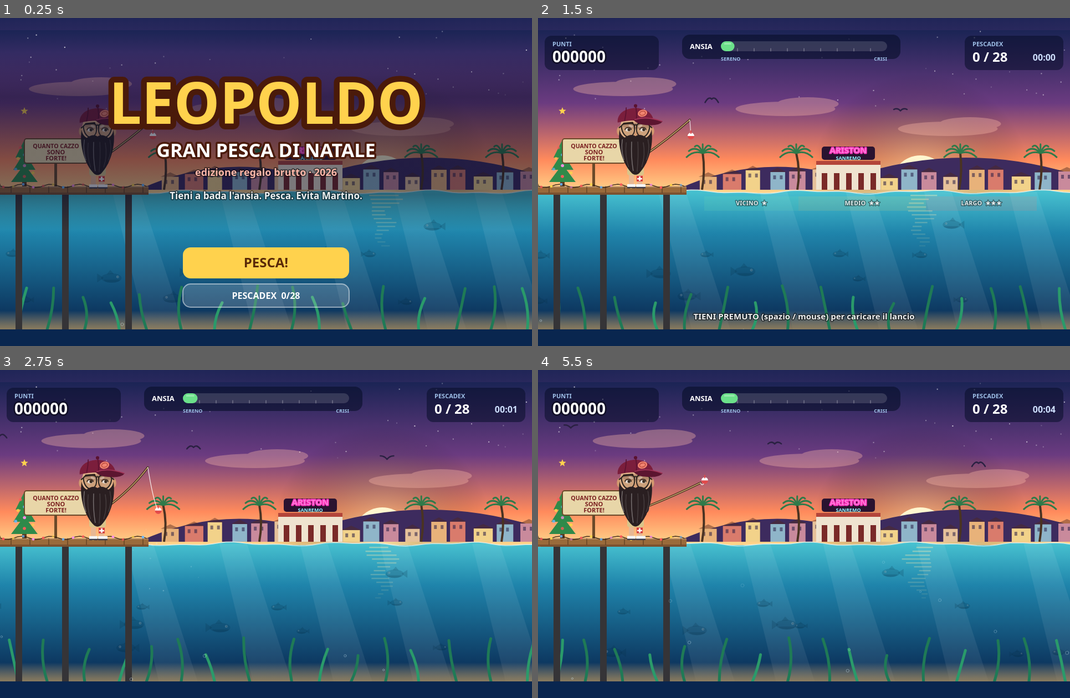
Above: before the commit, frames 1-4 (two rows, left to right).
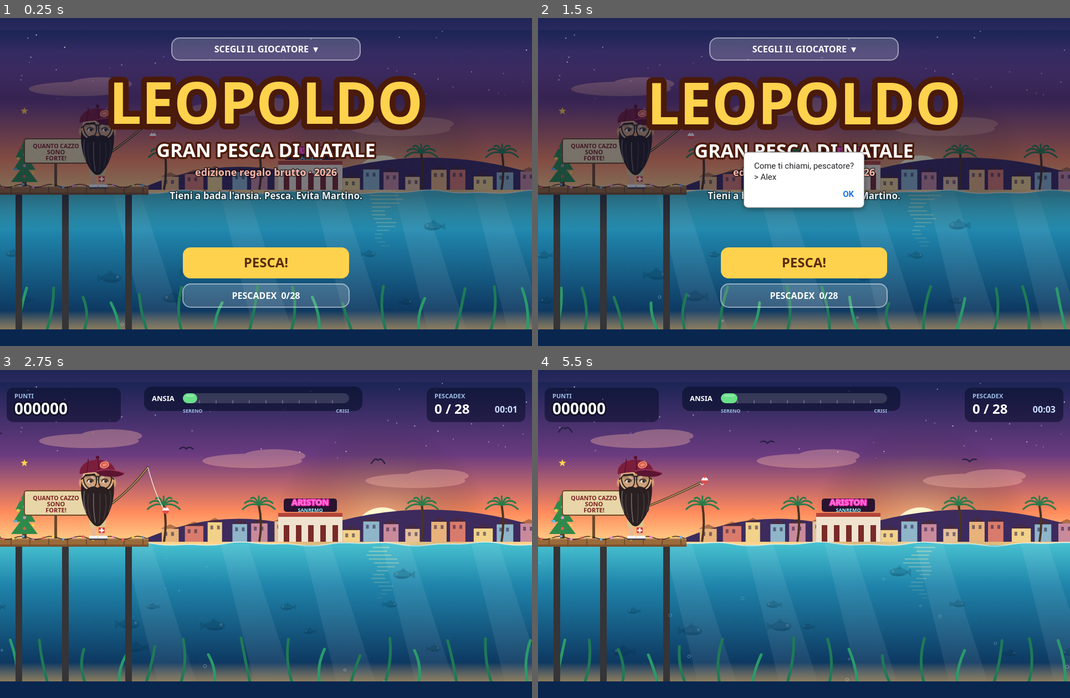
Above: after the commit, the same moments.

Repository: Lucaapp-bit/ArcadeGame
Game: browser game, page index.html
Two runs of this game, one before a commit and one after it. Both use one fixed random seed, a clock stepped at 60 frames per second and the inputs below. When the page shows a pop-up message, it is drawn as a white box for half a second while everything else waits; a line starting with > is the answer the replay typed.
Inputs (mouse positions are in pixels of both pictures, inside the frame that each line leads up to):
- Up to frame 1 (0.25 s): no input
- Up to frame 2 (1.5 s): click (804, 178) at 0.27 s; hold Right from 1.03 s (still down); tap Space at 1.1 s
- Up to frame 3 (2.75 s): release Right at 1.53 s; hold Down 1.58-1.85 s; tap Space at 1.6, 2.1, 2.6 s; hold Left 1.9-2.47 s; tap G at 2.52 s; hold Up from 2.52 s (still down)
- Up to frame 4 (5.5 s): release Up at 2.82 s; hold Right 2.87-3.53 s; tap Space every 0.5 s from 3.1 to 5.1 s; tap Enter at 3.52 s; hold Up 3.58-3.82 s; hold Left 3.87-4.3 s; hold Down 4.35-4.68 s; tap Escape at 4.52 s; hold Right 4.73-5.23 s; hold Down from 5.28 s (still down)

The runs differ from the first frame. In frame 1, 2.5% of the frame differs, in the area x 32-68%, y 5-14%; in frame 2, 55%, in the area x 0-100%, y 5-95%; in frame 3, 2.4%; in frame 4, 2.4%.

Commit message:
Profili giocatore: ognuno ha il suo Pescadex e il suo record (salvati nel browser), schermata Chi gioca?
Co-Authored-By: Claude Sonnet 5.5 <noreply@anthropic.com>
Claude-Session: https://claude.ai/code/session_01DsGa3cWH98m1pT7LABH27j

Diff:
--- a/pesca.js
+++ b/pesca.js
@@ -36,9 +36,26 @@
 }
 
 // ───────────────────────── salvataggio ─────────────────────────
-let save = { best: 0, dex: {}, runs: 0, bestCombo: 0, done: false };
-try { const s = JSON.parse(localStorage.getItem('leopoldo.save')); if (s && s.dex) save = Object.assign(save, s); } catch (e) {}
-const persist = () => { try { localStorage.setItem('leopoldo.save', JSON.stringify(save)); } catch (e) {} };
+const blankSave = () => ({ best: 0, dex: {}, runs: 0, bestCombo: 0, done: false });
+let save = blankSave(), profiles = { names: [], current: null };
+try { const p = JSON.parse(localStorage.getItem('leopoldo.profiles')); if (p && Array.isArray(p.names)) profiles = p; } catch (e) {}
+const slug = n => n.trim().toLowerCase().replace(/[^a-z0-9àèéìòù]+/g, '-').slice(0, 24) || 'ospite';
+const skey = n => 'leopoldo.save.' + slug(n);
+const readSave = n => { let o = blankSave(); try { const r = JSON.parse(localStorage.getItem(skey(n))); if (r && r.dex) o = Object.assign(o, r); } catch (e) {} return o; };
+const saveProfiles = () => { try { localStorage.setItem('leopoldo.profiles', JSON.stringify(profiles)); } catch (e) {} };
+const persist = () => { if (!profiles.current) return; try { localStorage.setItem(skey(profiles.current), JSON.stringify(save)); } catch (e) {} };
+function selectProfile(n) { profiles.current = n; save = readSave(n); saveProfiles(); }
+function createProfile(raw) {
+  const n = raw.trim().slice(0, 14); if (!n) return false;
+  const ex = profiles.names.find(x => slug(x) === slug(n)); const name = ex || n;
+  if (!ex) {
+    profiles.names.push(name);
+    if (profiles.names.length === 1) { try { const old = localStorage.getItem('leopoldo.save'); if (old && !localStorage.getItem(skey(name))) localStorage.setItem(skey(name), old); } catch (e) {} }
+  }
+  selectProfile(name); return true;
+}
+function askName() { let n = null; try { n = window.prompt('Come ti chiami, pescatore?', ''); } catch (e) {} return n && createProfile(n); }
+if (profiles.current && profiles.names.includes(profiles.current)) save = readSave(profiles.current); else profiles.current = null;
 const dexCount = () => ITEMS.filter(i => save.dex[i.id]).length;
 
 
@@ -748,7 +765,8 @@
 
 // ───────────────────────── schermate ─────────────────────────
 const BTN = {
-  title: [{ id: 'play', x: W / 2 - 150, y: 392, w: 300, h: 56 }, { id: 'dex', x: W / 2 - 150, y: 458, w: 300, h: 42 }],
+  title: [{ id: 'play', x: W / 2 - 150, y: 392, w: 300, h: 56 }, { id: 'dex', x: W / 2 - 150, y: 458, w: 300, h: 42 }, { id: 'who', x: W / 2 - 170, y: 14, w: 340, h: 40 }],
+  prof: [{ id: 'new', x: W / 2 - 170, y: 436, w: 340, h: 46 }, { id: 'back', x: W / 2 - 90, y: 490, w: 180, h: 40 }],
   over: [{ id: 'retry', x: W / 2 - 160, y: 456, w: 150, h: 46 }, { id: 'dex', x: W / 2 + 10, y: 456, w: 150, h: 46 }],
   dex: [{ id: 'back', x: W / 2 - 90, y: 490, w: 180, h: 44 }],
 };
@@ -757,6 +775,7 @@
   if (!main) { ctx.strokeStyle = 'rgba(255,255,255,0.5)'; ctx.lineWidth = 2; ctx.stroke(); }
   txt(label, b.x + b.w / 2, b.y + b.h / 2 + 1, (main ? 24 : 16) * Math.min(1.25, uk()), main ? '#5a2a08' : '#fff', 'center');
 }
+const profRect = i => ({ x: W / 2 - 270, y: 92 + i * 56, w: 540, h: 48 });
 function drawTitle() {
   drawSky(); drawSea(); drawPier();
   const rp = drawLeo(LX, LY); drawLineAndBobber(rp);
@@ -766,9 +785,10 @@
   txt('GRAN PESCA DI NATALE', W / 2, 218 + b, 34, '#fff', 'center', 1, '#4a1a0a');
   txt('edizione regalo brutto · 2026', W / 2, 258, 18, '#ffb7a8', 'center', 1, 'rgba(0,0,0,0.5)');
   txt('Tieni a bada l\'ansia. Pesca. Evita Martino.', W / 2, 300, 17, '#fff', 'center', 0.92, 'rgba(0,0,0,0.5)');
+  button(BTN.title[2], profiles.current ? 'GIOCATORE: ' + profiles.current.toUpperCase() + '  ▾' : 'SCEGLI IL GIOCATORE  ▾');
   button(BTN.title[0], touchMode ? 'TOCCA PER PESCARE' : 'PESCA!', true);
   button(BTN.title[1], 'PESCADEX  ' + dexCount() + '/' + ITEMS.length);
-  if (save.best > 0) txt('RECORD ' + String(save.best).padStart(6, '0'), W / 2, 520, 14, '#cfe0ff', 'center', 0.9, 'rgba(0,0,0,0.5)');
+  if (save.best > 0) txt((profiles.current ? 'RECORD DI ' + profiles.current.toUpperCase() + '  ' : 'RECORD ') + String(save.best).padStart(6, '0'), W / 2, 520, 14, '#cfe0ff', 'center', 0.9, 'rgba(0,0,0,0.5)');
 }
 function drawCard() {
   const c = G.card; if (!c) return;
@@ -818,9 +838,20 @@
   if (G.overT > 0.9) { button(BTN.over[0], 'RIPROVA', true); button(BTN.over[1], 'PESCADEX'); }
 }
 function dexRect(i) { const col = i % 7, row = Math.floor(i / 7); return { x: 22 + col * 132, y: 70 + row * 82, w: 124, h: 74 }; }
+function drawProfiles() {
+  drawSky(); drawSea(); ctx.fillStyle = 'rgba(8,14,40,0.82)'; ctx.fillRect(0, 0, W, H);
+  txt('CHI GIOCA?', W / 2, 52, 40, '#ffd24d', 'center', 1, '#4a1a0a');
+  profiles.names.slice(0, 6).forEach((n, i) => {
+    const r = profRect(i), sv = readSave(n), cur = n === profiles.current;
+    ctx.fillStyle = cur ? 'rgba(255,210,77,0.25)' : 'rgba(255,255,255,0.12)'; rr(ctx, r.x, r.y, r.w, r.h, 12); ctx.fill(); if (cur) { ctx.strokeStyle = '#ffd24d'; ctx.lineWidth = 3; ctx.stroke(); }
+    txt(n.toUpperCase(), r.x + 20, r.y + r.h / 2, 22, '#fff', 'left');
+    txt('Pescadex ' + ITEMS.filter(it => sv.dex[it.id]).length + '/' + ITEMS.length + '   Record ' + sv.best, r.x + r.w - 20, r.y + r.h / 2, 16, '#cfe0ff', 'right');
+  });
+  button(BTN.prof[0], '+ NUOVO GIOCATORE', true); button(BTN.prof[1], 'INDIETRO');
+}
 function drawDex() {
   const g = ctx.createLinearGradient(0, 0, 0, H); g.addColorStop(0, '#13204a'); g.addColorStop(1, '#0a2a55'); ctx.fillStyle = g; ctx.fillRect(0, 0, W, H);
-  txt('PESCADEX', W / 2, 34, 34, '#ffd24d', 'center', 1, '#000');
+  txt(profiles.current ? 'PESCADEX DI ' + profiles.current.toUpperCase() : 'PESCADEX', W / 2, 34, 34, '#ffd24d', 'center', 1, '#000');
   txt(dexCount() + ' / ' + ITEMS.length + ' scoperti' + (save.done ? '   ★ COMPLETO ★' : ''), W / 2, 60, 14, '#9fc0e8', 'center');
   ITEMS.forEach((it, i) => {
     const r = dexRect(i), got = !!save.dex[it.id], sel = G.sel === i;
@@ -861,6 +892,7 @@
   ctx.save(); ctx.beginPath(); ctx.rect(0, 0, W, H); ctx.clip();
   const m = G.mode;
   if (m === 'dex') drawDex();
+  else if (m === 'profiles') drawProfiles();
   else if (m === 'title') { drawTitle(); drawParts(); }
   else {
     if (G.shake > 0) ctx.translate(rnd(-1, 1) * G.shake * 0.5, rnd(-1, 1) * G.shake * 0.5);
@@ -888,12 +920,16 @@
 function down() { audio(); startAmb(); if (holding) return; holding = true; press(); }
 function up() { if (!holding) return; holding = false; release(); }
 function toggleMute() { muted = !muted; try { localStorage.setItem('leopoldo.mute', muted ? '1' : '0'); } catch (e) {} if (!muted) { startAmb(); tone(660, 0.1, 'triangle', 0.07); } setAmb(); }
+function openProfiles() { G.mode = 'profiles'; holding = false; sfx.select(); }
 function openDex(from) { G.prevMode = from; G.mode = 'dex'; holding = false; sfx.select(); }
 function closeDex() { G.mode = G.prevMode === 'play' ? 'play' : G.prevMode === 'over' ? 'over' : 'title'; sfx.select(); }
 window.addEventListener('keydown', e => {
   if (['Space', 'ArrowUp', 'ArrowDown', 'ArrowLeft', 'ArrowRight'].includes(e.code)) e.preventDefault();
   if (e.repeat) return;
   audio(); startAmb();
+  if (G.mode === 'profiles') { if (e.code === 'Escape') G.mode = 'title'; return; }
+  if (G.mode === 'title' && e.code === 'KeyG') { openProfiles(); return; }
+  if (G.mode === 'title' && !profiles.current && (e.code === 'Space' || e.code === 'Enter')) { if (!askName()) return; }
   if (G.mode === 'dex') {
     if (e.code === 'Escape' || e.code === 'KeyC' || e.code === 'Enter') closeDex();
     else if (e.code === 'ArrowRight') G.sel = Math.min(ITEMS.length - 1, G.sel + 1);
@@ -917,7 +953,12 @@
   try { canvas.setPointerCapture(e.pointerId); } catch (err) {}
   if (e.pointerType === 'touch') touchMode = true;
   const p = toWorld(e), m = G.mode;
-  if (m === 'title') { for (const b of BTN.title) if (inB(p, b)) { if (b.id === 'play') startRun(); else openDex('title'); return; } return; }
+  if (m === 'profiles') {
+    profiles.names.slice(0, 6).forEach((n, i) => { if (inR(p, profRect(i))) { selectProfile(n); G.mode = 'title'; sfx.select(); } });
+    if (inB(p, BTN.prof[0])) { if (askName()) G.mode = 'title'; } else if (inB(p, BTN.prof[1])) { G.mode = 'title'; sfx.select(); }
+    return;
+  }
+  if (m === 'title') { for (const b of BTN.title) if (inB(p, b)) { if (b.id === 'play') { if (!profiles.current && !askName()) return; startRun(); } else if (b.id === 'who') openProfiles(); else openDex('title'); return; } return; }
   if (m === 'over') { if (G.overT > 0.9) for (const b of BTN.over) if (inB(p, b)) { if (b.id === 'retry') startRun(); else openDex('over'); return; } return; }
   if (m === 'dex') { if (inB(p, BTN.dex[0])) { closeDex(); return; } ITEMS.forEach((it, i) => { if (inR(p, dexRect(i))) { G.sel = i; sfx.select(); } }); return; }
   if (m === 'play' && touchMode && inB(p, PAUSE_BTN)) { G.mode = 'paused'; holding = false; return; }
